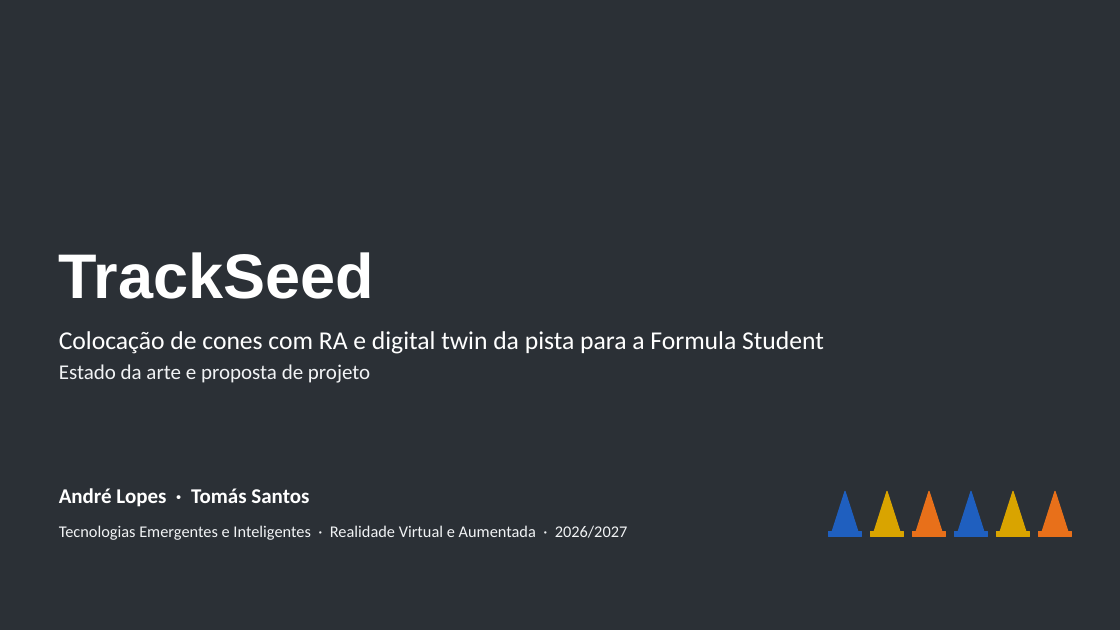
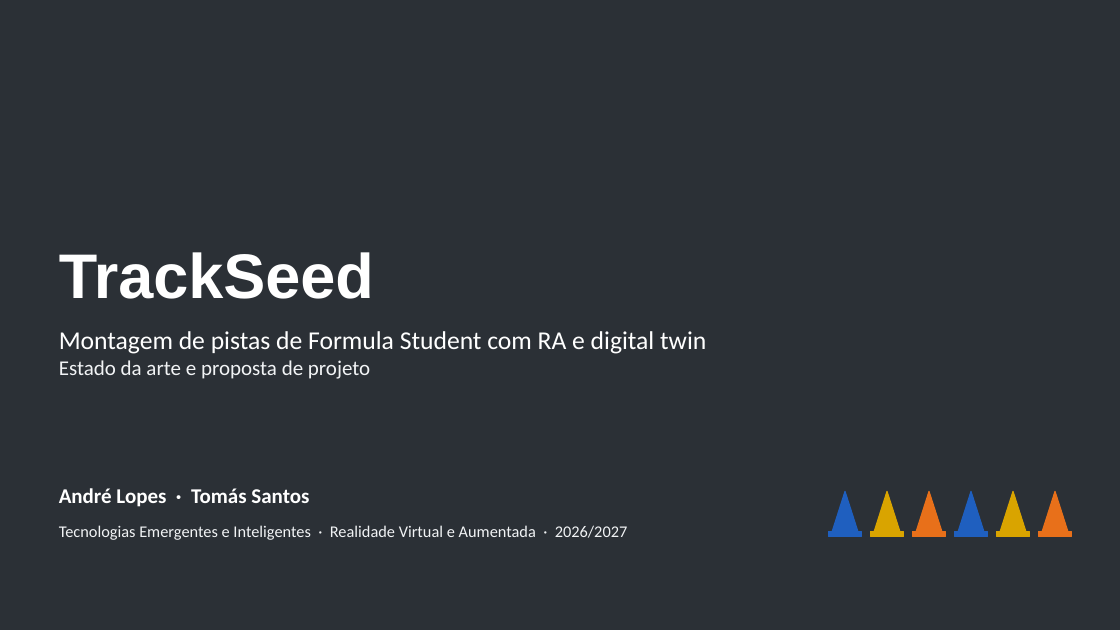
Before and after one commit to Andre20259/TrackSeed, a slide deck: slide 1 of docs/presentation/TrackSeed_apresentacao_PT.pptx. Drawn at 1120x630 pixels with LibreOffice and Linux fonts; fonts in the diff are those of the drawing; background and template pictures are left out. Boxes give left, top, right and bottom in pixels: in the first picture for what was removed or moved away, otherwise in the second. Text is boxed around its words. In the diff, an @@ line names an element or a change of style, - is before the commit and + after.

```diff
--- a/docs/presentation/TrackSeed_apresentacao_PT.pptx
+++ b/docs/presentation/TrackSeed_apresentacao_PT.pptx
@@ text at [59, 331, 706, 379]: text changed @@
-Colocação de cones com RA e digital twin da pista para a Formula Student
-Estado da arte e proposta de projeto
+Montagem de pistas de Formula Student com RA e digital twin
+Estado da arte e proposta de projeto
```
Also in this commit, not shown: 1 other file.
